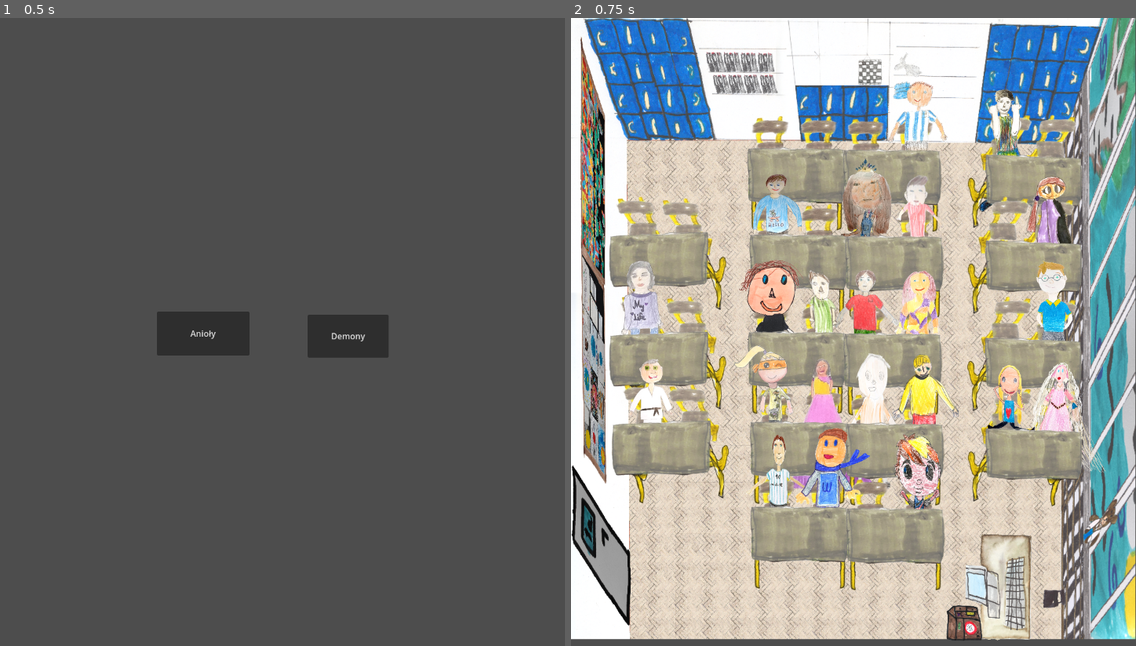
Above: before the commit, frames 1-2 (left to right).
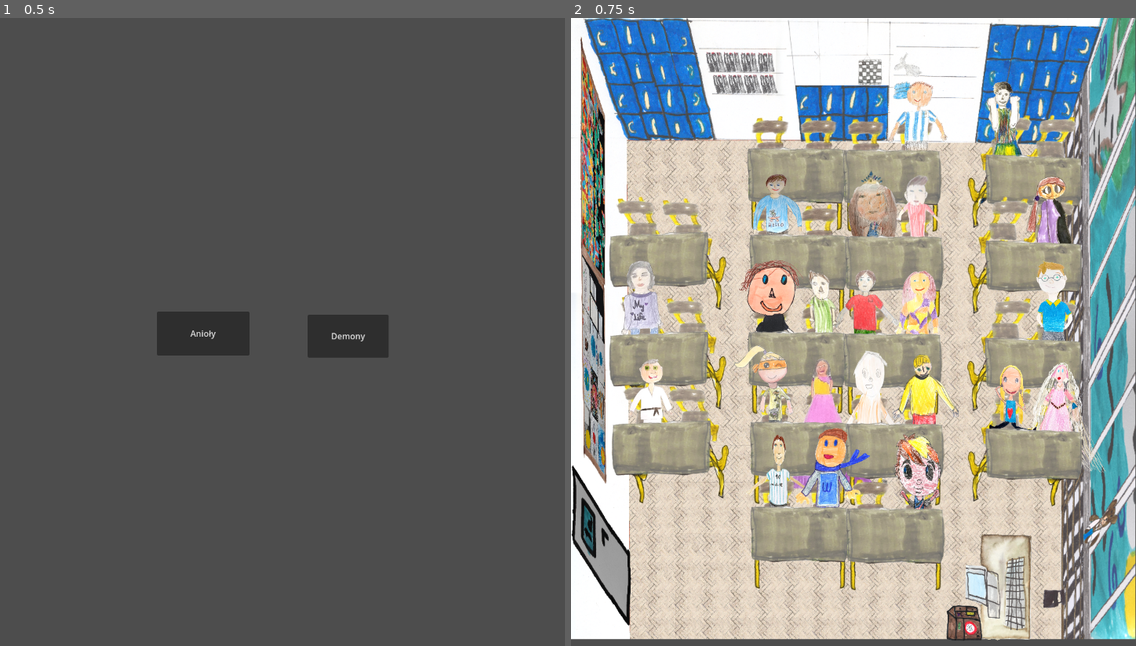
Above: after the commit, the same moments.

Repository: Whyshchuck/Laurka-2026
Game: Godot game, scene res://mode_selection.tscn
Same seed, same stepped clock (60 frames per second), same inputs: the game is played once before the commit and once after it.
Inputs:
- Up to frame 1 (0.5 s): no input
- Up to frame 2 (0.75 s): click "Anioły" at 0.5 s

Frame 1 is identical in both runs. In frame 2, 1.7% of the frame differs, in the area x 47-83%, y 10-75%.

Commit message:
pupils position fix

Diff:
--- a/classroom.tscn
+++ b/classroom.tscn
@@ -193,17 +193,17 @@
 stream = ExtResource("10_w47uv")
 
 [node name="Nati" parent="Pupils" instance=ExtResource("6_6e7js")]
-position = Vector2(841, 835)
+position = Vector2(823, 831)
 collision_layer = 1
 collision_mask = 2
 
 [node name="TextureRect" type="TextureRect" parent="Pupils/Nati"]
 z_as_relative = false
 y_sort_enabled = true
-offset_left = -58.0
-offset_top = -200.0
-offset_right = 235.0
-offset_bottom = 215.0
+offset_left = -37.0
+offset_top = -196.0
+offset_right = 256.0
+offset_bottom = 219.0
 scale = Vector2(0.353529, 0.492316)
 texture = ExtResource("11_770w0")
 expand_mode = 1
@@ -232,7 +232,7 @@
 stream = ExtResource("10_n0qdd")
 
 [node name="Amelka" parent="Pupils" instance=ExtResource("6_6e7js")]
-position = Vector2(547, 436)
+position = Vector2(558, 459)
 collision_layer = 1
 collision_mask = 2
 
@@ -420,16 +420,16 @@
 metadata/_edit_use_anchors_ = true
 
 [node name="Szymon" parent="Pupils" instance=ExtResource("6_6e7js")]
-position = Vector2(575, 847)
+position = Vector2(563, 825)
 collision_layer = 1
 collision_mask = 2
 
 [node name="TextureRect" type="TextureRect" parent="Pupils/Szymon"]
 z_as_relative = false
-offset_left = -73.0
-offset_top = -243.0
-offset_right = 220.0
-offset_bottom = 172.0
+offset_left = -67.0
+offset_top = -226.0
+offset_right = 226.0
+offset_bottom = 189.0
 scale = Vector2(0.499164, 0.684693)
 texture = ExtResource("27_onxaf")
 expand_mode = 1
@@ -456,16 +456,16 @@
 stream = ExtResource("23_1j5ya")
 
 [node name="Jasiek" parent="Pupils" instance=ExtResource("6_6e7js")]
-position = Vector2(837, 331)
+position = Vector2(825, 309)
 collision_layer = 1
 collision_mask = 2
 
 [node name="TextureRect" type="TextureRect" parent="Pupils/Jasiek"]
 z_as_relative = false
-offset_left = -70.0
-offset_top = -224.0
-offset_right = 223.0
-offset_bottom = 191.0
+offset_left = -61.0
+offset_top = -217.0
+offset_right = 232.0
+offset_bottom = 198.0
 rotation = 0.000479039
 scale = Vector2(0.457519, 0.584619)
 texture = ExtResource("14_1h0yc")
